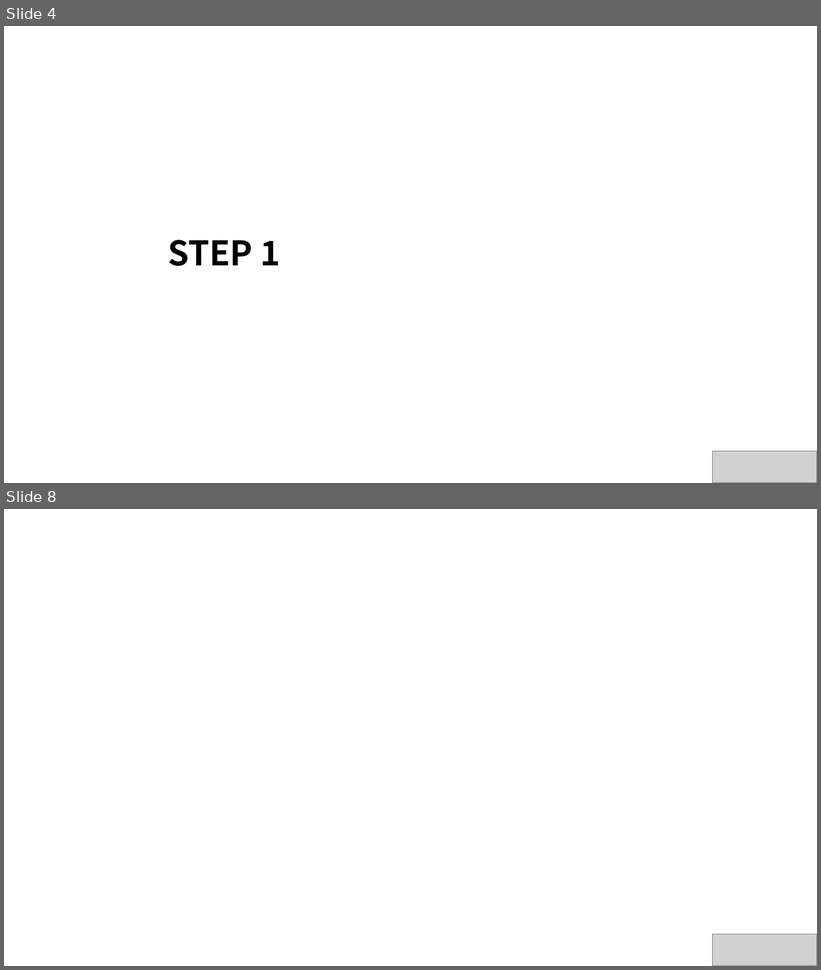
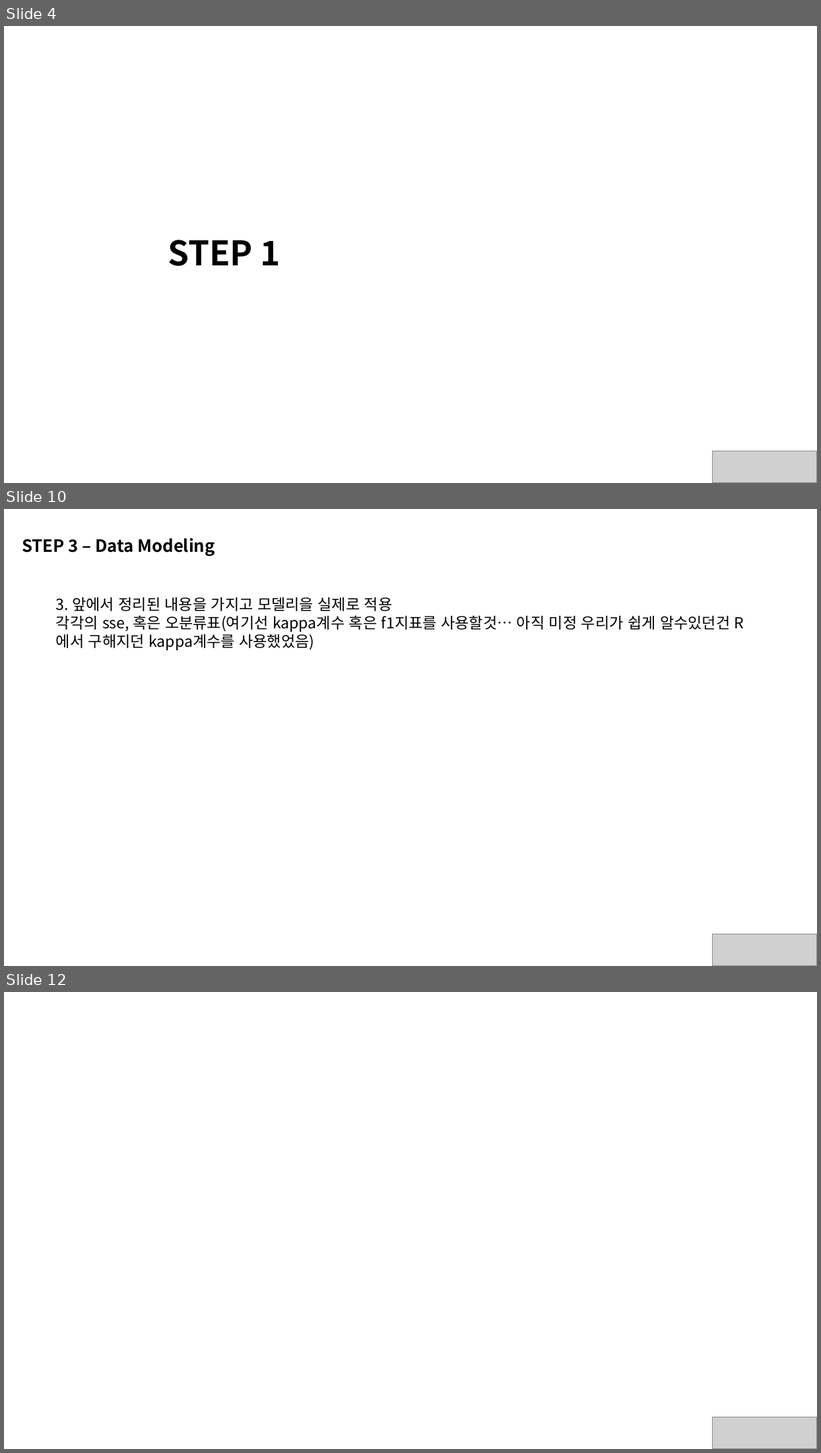
Before and after one commit to hyeonho1028/Samsung-Data-Challenge, a slide deck: final/portfolio.pptx. Shown one above the other, each under a label of ours: slides 4 and 8 before the commit, slides 4, 10 and 12 after it; the slides between them are not shown. The pictures are 821x970 and 821x1453 pixels, drawn with LibreOffice and Linux fonts; fonts in the diff are those of the drawing; grey boxes stand for pictures. Boxes give left, top, right and bottom in pixels: in the first picture for what was removed or moved away, otherwise in the second. Text is boxed around its words. In the diff, an @@ line names an element or a change of style, - is before the commit and + after.

```diff
--- a/final/portfolio.pptx
+++ b/final/portfolio.pptx
@@ slide 10 added at box(4, 509, 817, 966), background #FFFFFF @@
@@ text added at box(22, 538, 215, 556), 20 pt, text #000000, bold @@
+STEP 3 – Data Modeling
@@ text added at box(56, 597, 730, 651), 18 pt, text #000000 @@
+3. 앞에서 정리된 내용을 가지고 모델리을 실제로 적용
+각각의 sse, 혹은 오분류표(여기선 kappa계수 혹은 f1지표를 사용할것… 아직 미정 우리가 쉽게 알수있던건 R에서 구해지던 kappa계수를 사용했었음)
@@ picture added at box(713, 934, 817, 966) @@
@@ what was slide 8 is now slide 12 @@
```
Also in this commit, not shown: 1 slide changed, 7 other slides added, 4 slides removed, 1 other file.
